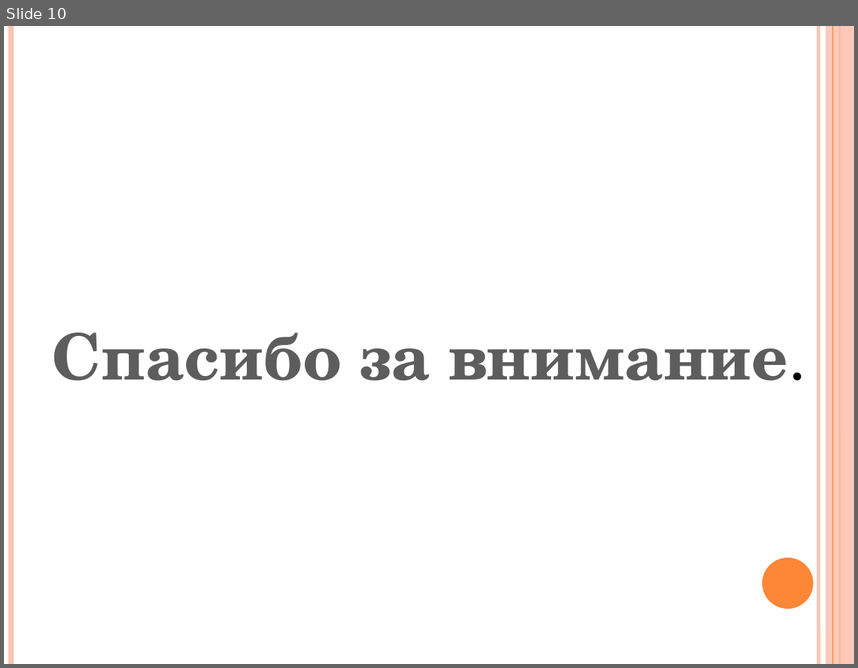
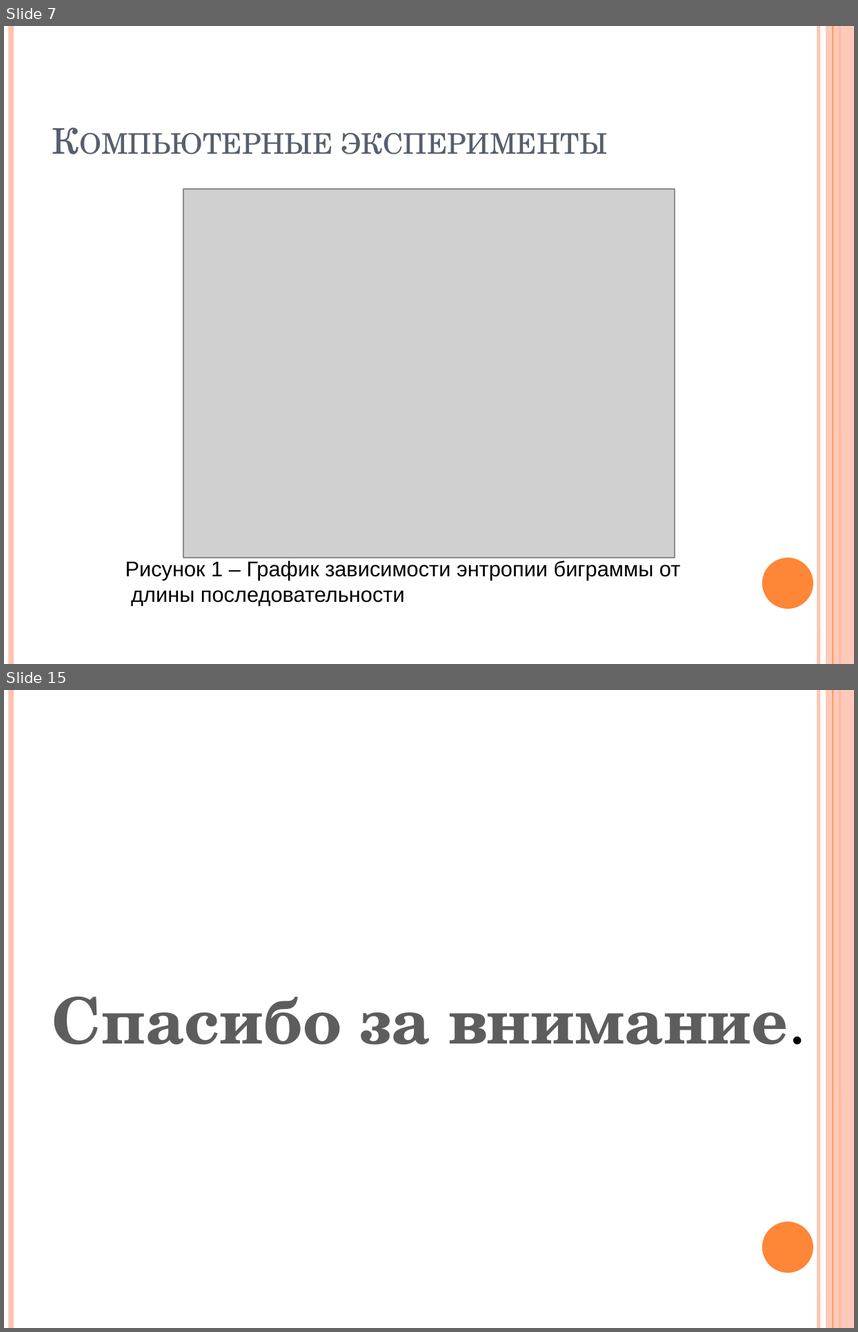
Before and after one commit to shymic/Tex-Diploma, a slide deck: Диплом/Шимко А. Ч..pptx. Shown one above the other, each under a label of ours: slide 10 before the commit, slides 7 and 15 after it; the slides between them are not shown. The pictures are 858x668 and 858x1332 pixels, drawn with LibreOffice and Linux fonts; fonts in the diff are those of the drawing; grey boxes stand for pictures. Boxes give left, top, right and bottom in pixels: in the first picture for what was removed or moved away, otherwise in the second. Text is boxed around its words. In the diff, an @@ line names an element or a change of style, - is before the commit and + after.

```diff
--- a/Диплом/Шимко А. Ч..pptx
+++ b/Диплом/Шимко А. Ч..pptx
@@ slide 7 added at (x1=4, y1=26, x2=854, y2=664), background #FFFFFF; not listed: 6 template elements that a slide beside it also shows @@
@@ title added at (x1=341, y1=132, x2=607, y2=154), 30 pt, text #575F6D, small capitals @@
+Компьютерные эксперименты
@@ picture added at (x1=183, y1=190, x2=675, y2=557) @@
@@ text added at (x1=125, y1=560, x2=681, y2=605), 18 pt, text #000000 @@
+Рисунок 1 – График зависимости энтропии биграммы от
+длины последовательности
@@ what was slide 10 is now slide 15 @@
```
Also in this commit, not shown: 6 slides changed, 7 other slides added, 3 slides removed, 15 other files.
